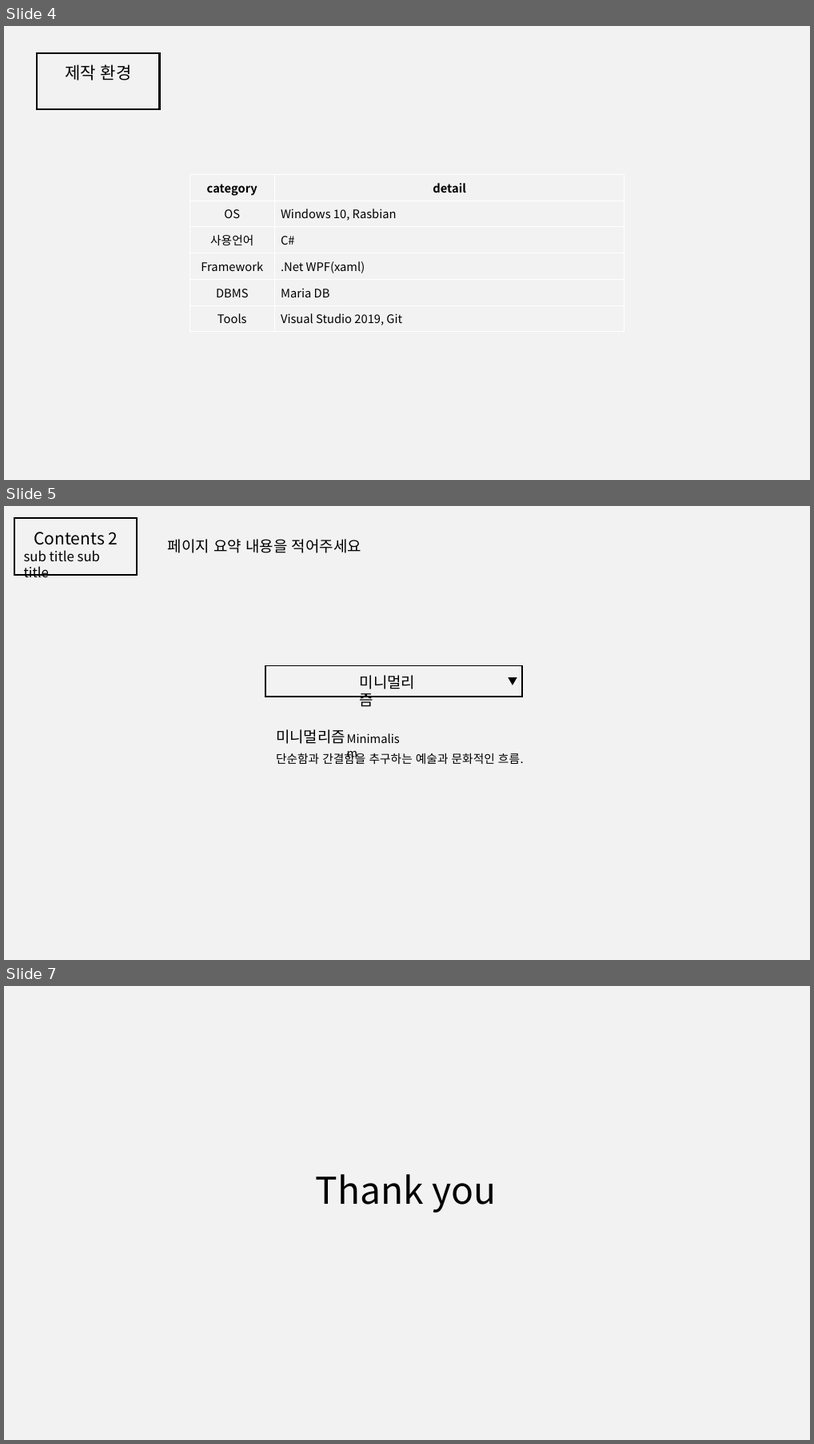
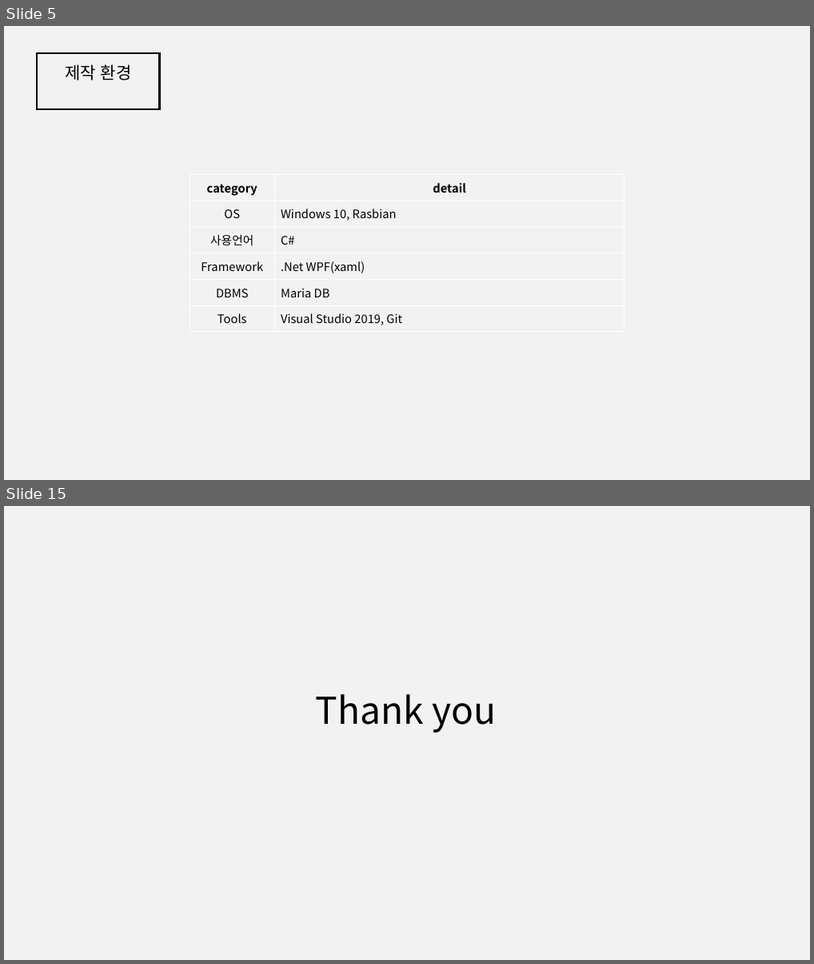
Before and after one commit to elien940318/capstone_POS_csharp, a slide deck: 21324104_2학기캡스톤.pptx. Shown one above the other, each under a label of ours: slides 4, 5 and 7 before the commit, slides 5 and 15 after it; the slides between them are not shown. The pictures are 814x1444 and 814x964 pixels, drawn with LibreOffice and Linux fonts; fonts in the diff are those of the drawing; background and template pictures are left out. Boxes give left, top, right and bottom in pixels: in the first picture for what was removed or moved away, otherwise in the second. Text is boxed around its words. In the diff, an @@ line names an element or a change of style, - is before the commit and + after.

```diff
--- a/21324104_2학기캡스톤.pptx
+++ b/21324104_2학기캡스톤.pptx
@@ slide 5 removed at box(4, 506, 810, 960), background #F2F2F2 @@
@@ rectangle removed at box(14, 518, 137, 574) @@
@@ text removed at box(24, 532, 118, 577) @@
-Contents 2
-sub title sub title
@@ text removed at box(168, 539, 362, 553) @@
-페이지 요약 내용을 적어주세요
@@ rectangle removed at box(266, 666, 523, 696) @@
@@ text removed at box(360, 675, 416, 707) @@
-미니멀리즘
@@ triangle removed at box(509, 678, 516, 684) @@
@@ text removed at box(276, 729, 346, 744) @@
-미니멀리즘
@@ text removed at box(341, 728, 414, 749) @@
-Minimalism
@@ text removed at box(276, 752, 524, 764) @@
-단순함과 간결함을 추구하는 예술과 문화적인 흐름.
@@ what was slide 4 is now slide 5 @@
@@ what was slide 7 is now slide 15 @@
```
Also in this commit, not shown: 2 slides changed, 10 slides added, 1 other slide removed, 12 other files.
